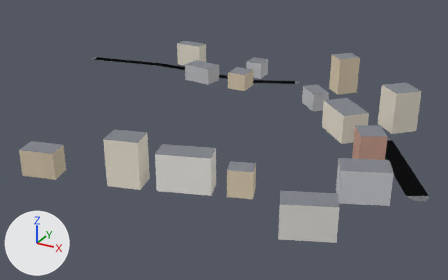
One commit to the glTF model apps/client/public/cities/moscow_synth/tiles/0_1.glb: the scene before it, then after it.
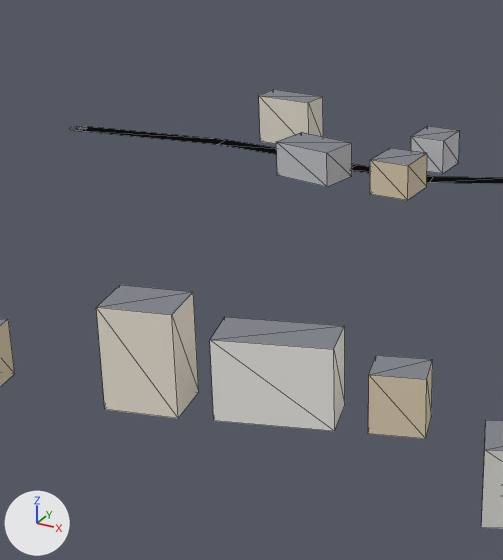
There are two pictures of each version: one whole from a 50 mm camera at (328.0, -755.0, 171.0) aimed at (127.0, -391.0, -11.0), one close up on the part from 13% to 64% of the width and 0% to 91% of the height. The axes (+X, +Y, +Z) are drawn at lower left. The lights are the same throughout. The older version's two pictures come first. The close-ups show mesh edges as thin lines. Vertices at exactly the same position are counted once.
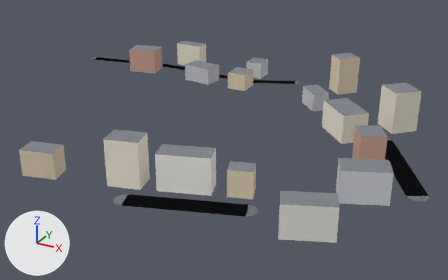
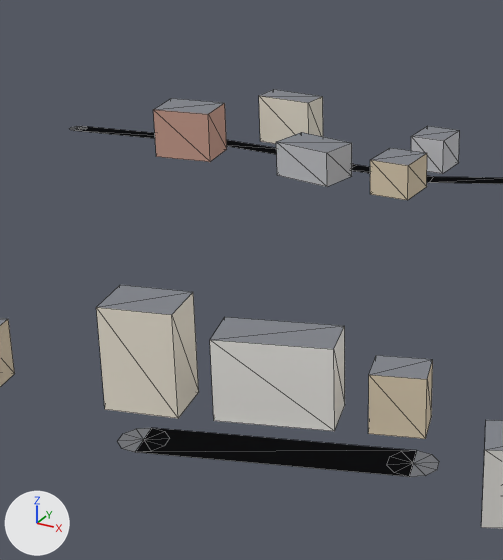
The newer file is also turned or shifted as a whole; pictures and numbers use the older file's frame.

What differs and where, as boxes [x1, y1, x2, y2] in the close-ups (503 x 560 px):
part 1 of me_mesh_0, added: after [410, 451, 439, 477]
part 2 of me_mesh_0, added: after [117, 428, 151, 452]
part 3 of me_mesh_0, added (brown): after [153, 98, 227, 162]
part 4 of me_mesh_0, added: after [135, 428, 417, 477]

The change, as a diff of the scene's bpy script:
```diff
--- a/apps/client/public/cities/moscow_synth/tiles/0_1.glb.py
+++ b/apps/client/public/cities/moscow_synth/tiles/0_1.glb.py
@@ me_mesh_0 @@
 # used by ob_mesh_0; location = (0.0, 0.0, 0.0)
 # verts and faces of me_mesh_0; kept vertices keep their numbers, new ones are numbered from 180
-me_mesh_0.from_pydata(...)  # 180 vertices, 202 faces; spans x -71.0..280.0, y -518.0..-262.0, z 0.0..30.0
+me_mesh_0.from_pydata(...)  # 214 vertices, 234 faces; spans x -71.0..280.0, y -519.0..-262.0, z 0.0..30.0
+# me_mesh_0 part 1: the loose piece of 11 vertices spanning x 267.0..280.0, y -435.0..-423.0, z 0.0 is copied, and the copy is moved by (-77.0, -61.0, 0.0); it spans x 190.0..203.0, y -496.0..-484.0, z 0.0
+# me_mesh_0 part 2: the loose piece of 11 vertices spanning x 267.0..280.0, y -435.0..-423.0, z 0.0 is copied, and the copy is moved by (-143.0, -84.0, 0.0); it spans x 124.0..137.0, y -519.0..-506.0, z 0.0
+# me_mesh_0 part 3
+# 8 vertices are added at x -15.0..12.0, y -316.0..-293.0, z 0.0..20.0
+# 8 new faces join them, mat_facade
+# 2 new faces join them, mat_roof
+# me_mesh_0 part 4
+verts[188] = (199.0, -496.0, 0.0)  # pixel (409, 476)
+verts[189] = (194.0, -484.0, 0.0)  # pixel (416, 450)
+verts[190] = (133.0, -519.0, 0.0)  # pixel (135, 452)
+verts[191] = (129.0, -506.0, 0.0)  # pixel (151, 427)
+faces += [(188, 190, 189), (189, 190, 191)]  # mat_road
 me_mesh_0.materials.append(mat_road)
```
